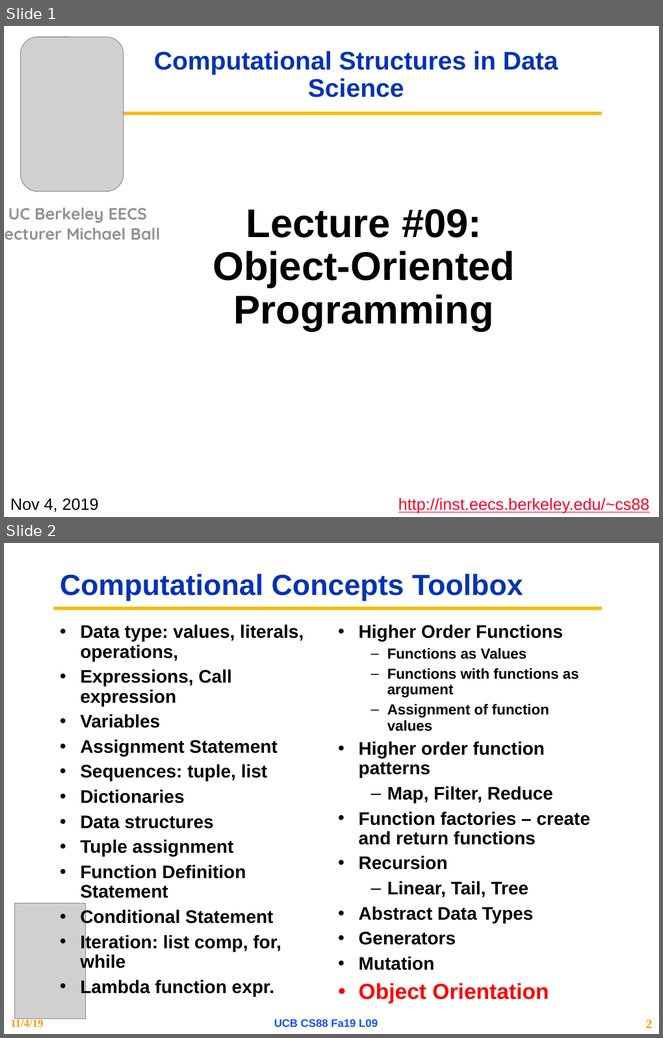
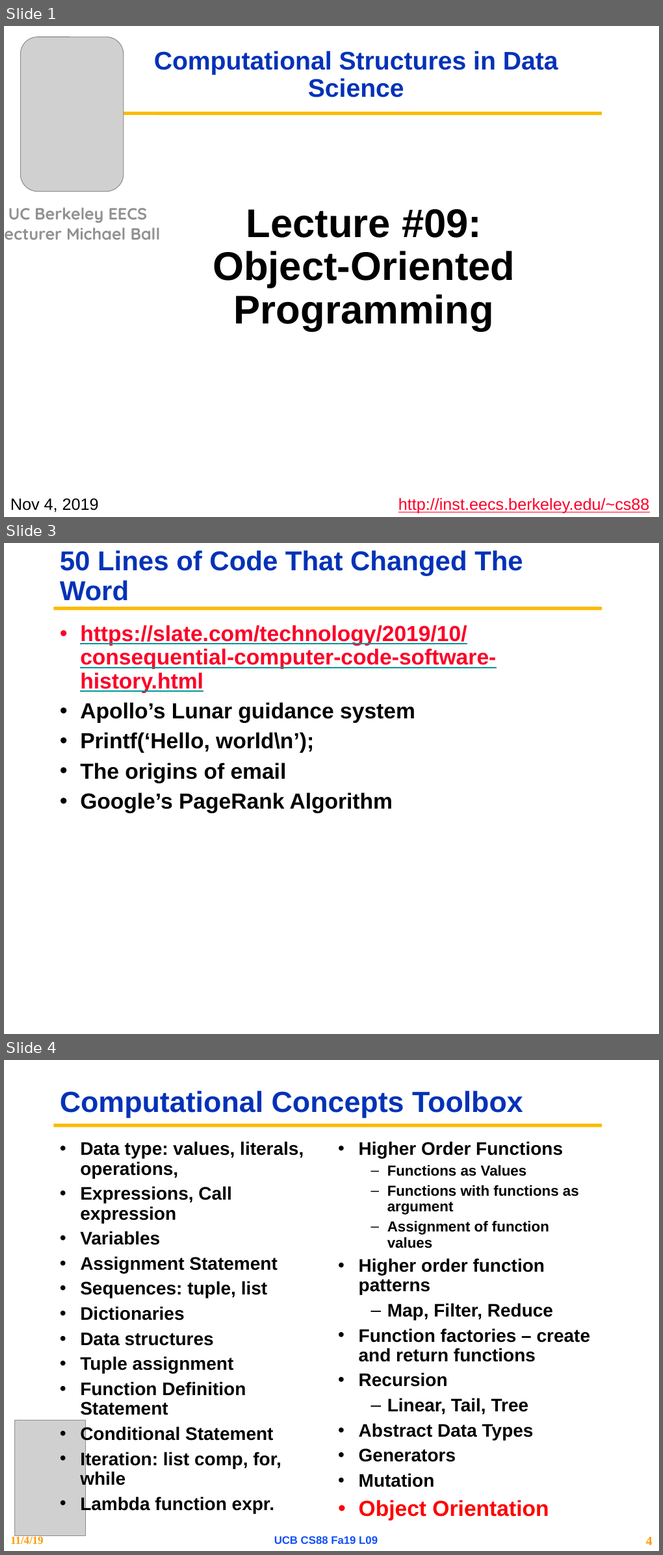
Before and after one commit to cs88-website/cs88-website.github.io, a slide deck: fa19/assets/slides/fa19/09-Object_Oriented_Programming.pptx. Shown one above the other, each under a label of ours: slides 1 and 2 before the commit, slides 1, 3 and 4 after it; the slides between them are not shown. The pictures are 663x1038 and 663x1555 pixels, drawn with LibreOffice and Linux fonts; fonts in the diff are those of the drawing; grey boxes stand for pictures; background and template pictures are left out. Boxes give left, top, right and bottom in pixels: in the first picture for what was removed or moved away, otherwise in the second. Text is boxed around its words. In the diff, an @@ line names an element or a change of style, - is before the commit and + after.

```diff
--- a/fa19/assets/slides/fa19/09-Object_Oriented_Programming.pptx
+++ b/fa19/assets/slides/fa19/09-Object_Oriented_Programming.pptx
@@ slide 3 added at <box>4,543,659,1034</box>, background #FFFFFF; not listed: 1 template element that a slide beside it also shows @@
@@ title added at <box>60,550,523,601</box>, 30 pt, text #0332B7, bold @@
+50 Lines of Code That Changed The Word
@@ text added at <box>80,625,496,813</box>, 24 pt, text #000000, bold @@
+• https://slate.com/technology/2019/10/consequential-computer-code-software-history.html
+• Apollo’s Lunar guidance system
+• Printf(‘Hello, world\n’);
+• The origins of email
+• Google’s PageRank Algorithm
@@ what was slide 2 is now slide 4 @@
@@ page number at <box>646,1537,653,1546</box>: text changed @@
-2
+4
```
Also in this commit, not shown: 2 slides changed, 1 other slide added, 10 other files.
